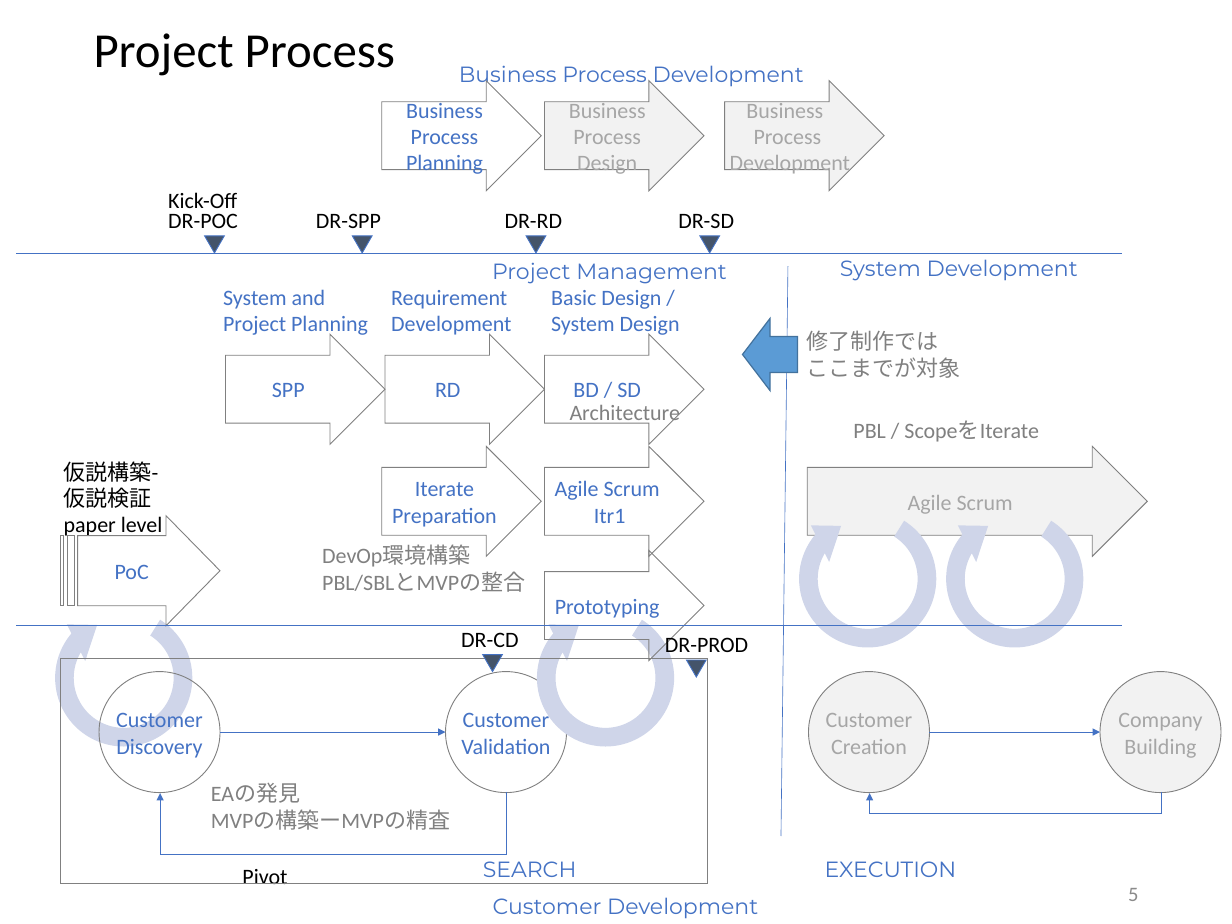
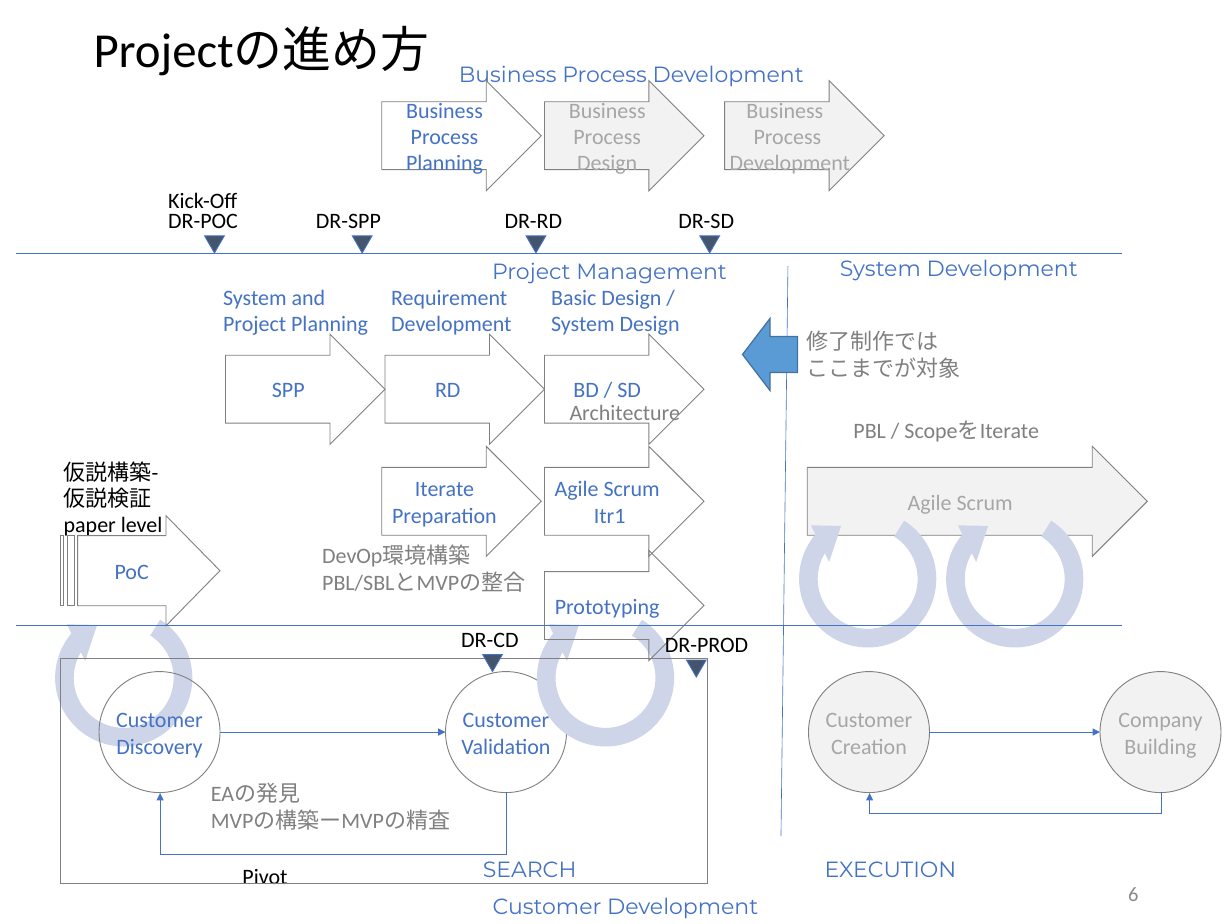
Before and after one commit to sakai-memoru/smartse19, a slide deck: slide 6 of _project_docs/SSE19_SPP.pptx (slide 5 before the commit). Drawn at 1232x924 pixels with LibreOffice and Linux fonts; fonts in the diff are those of the drawing; background and template pictures are left out. Boxes give left, top, right and bottom in pixels: in the first picture for what was removed or moved away, otherwise in the second. Text is boxed around its words. In the diff, an @@ line names an element or a change of style, - is before the commit and + after.

```diff
--- a/_project_docs/SSE19_SPP.pptx
+++ b/_project_docs/SSE19_SPP.pptx
@@ title at (94,27,430,76): text changed @@
-Project Process
+Projectの進め方
@@ page number at (1128,887,1138,901): text changed @@
-5
+6
```
Also in this commit, not shown: 4 other slides changed, 3 slides added, 3 slides removed, 10 other files.
